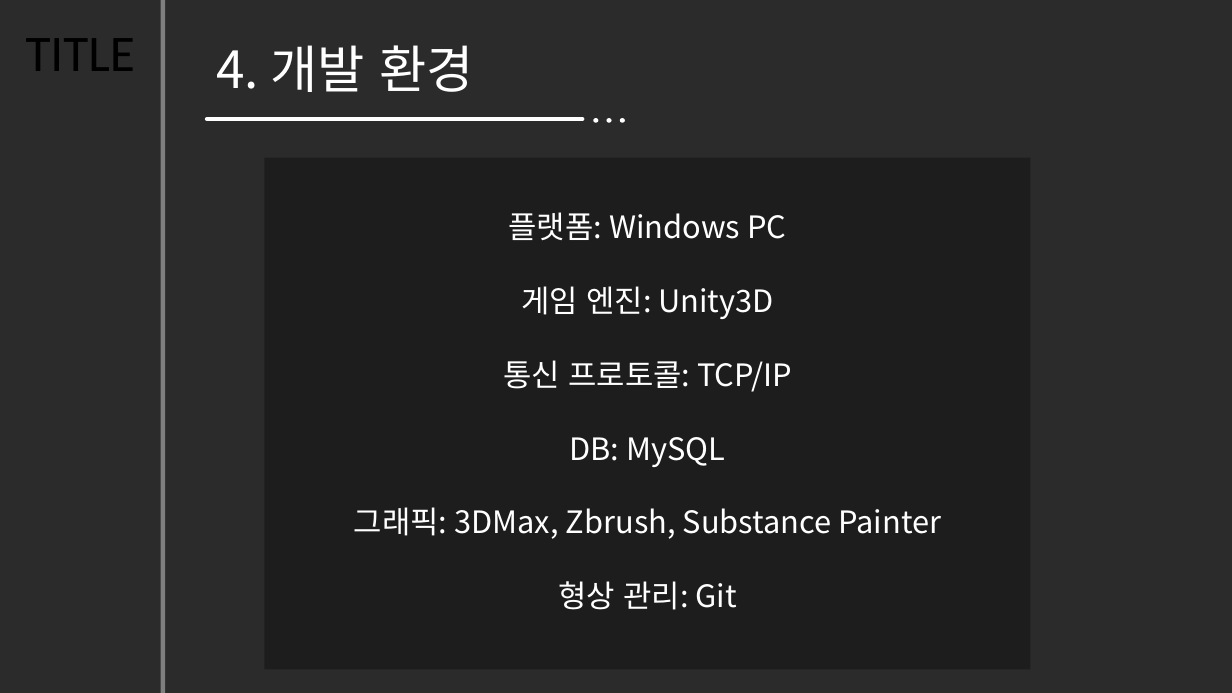
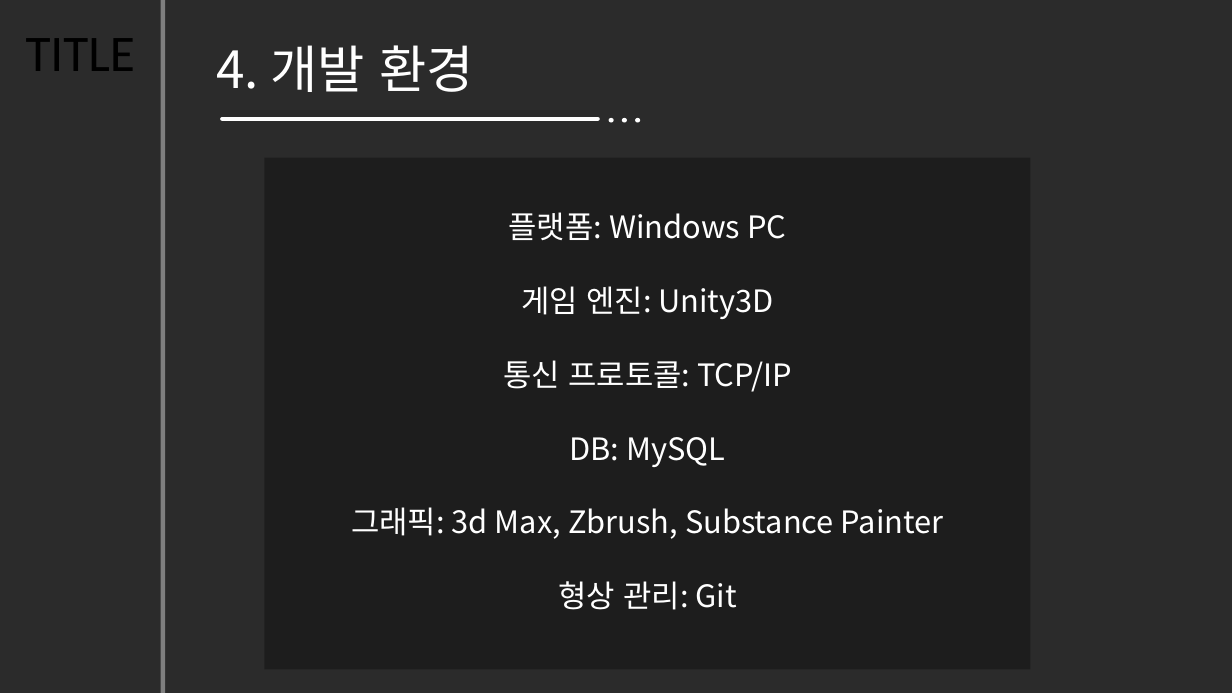
Before and after one commit to hajeongyeon/capstone_design, a slide deck: slide 6 of planning/졸업작품 제안서.pptx. Drawn at 1232x693 pixels with LibreOffice and Linux fonts; fonts in the diff are those of the drawing; background and template pictures are left out; a plain dark background stands for a picture behind light text. Boxes give left, top, right and bottom in pixels: in the first picture for what was removed or moved away, otherwise in the second. Text is boxed around its words. In the diff, an @@ line names an element or a change of style, - is before the commit and + after.

```diff
--- a/planning/졸업작품 제안서.pptx
+++ b/planning/졸업작품 제안서.pptx
@@ line moved from (582, 119) - (207, 119) to (598, 119) - (223, 119) @@
@@ ellipse: place and size @@
-ellipse at <box>593,118,598,123</box>
+ellipse at <box>635,118,640,123</box>
@@ text at <box>351,507,944,539</box>: text changed @@
-그래픽: 3DMax, Zbrush, Substance Painter
+그래픽: 3d Max, Zbrush, Substance Painter
```
Also in this commit, not shown: 5 other slides changed.
